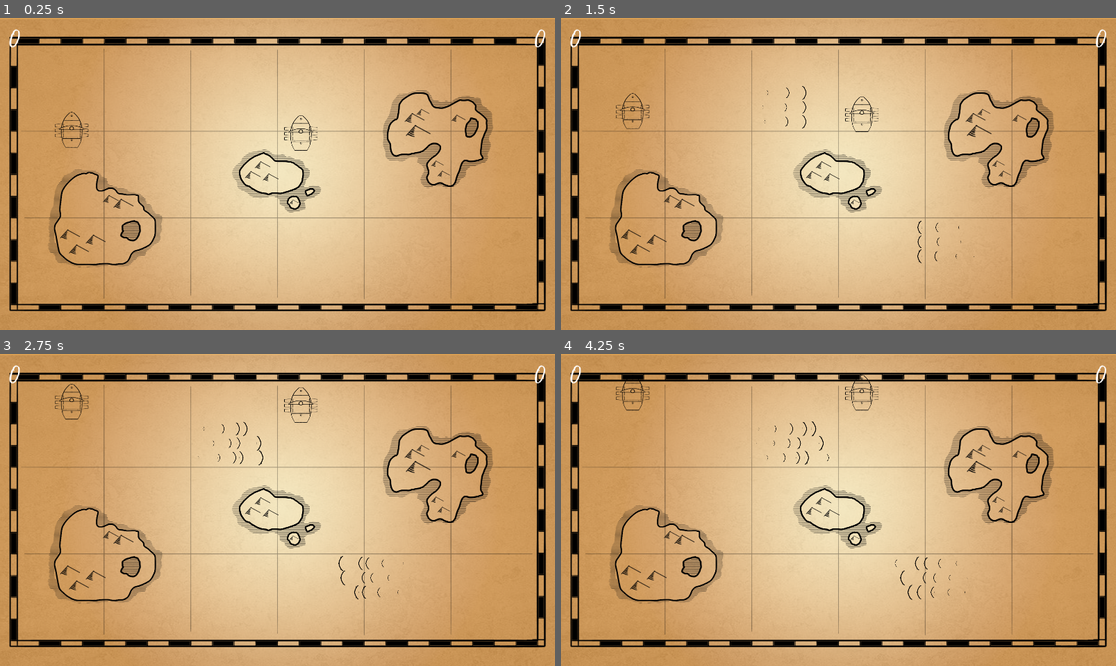
Above: before the commit, frames 1-4 (two rows, left to right).
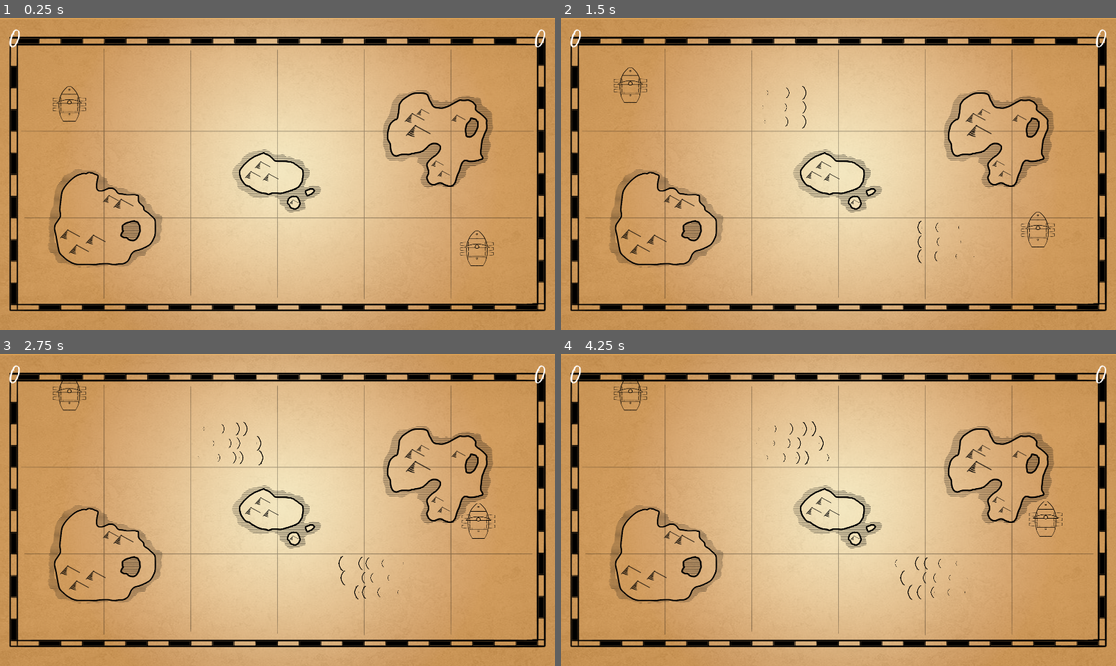
Above: after the commit, the same moments.

Repository: jservant/HighSails
Game: Godot game, scene res://Scenes/Basically Done/Main.tscn
Same seed, same stepped clock (60 frames per second), same inputs: the game is played once before the commit and once after it.
Inputs:
- Up to frame 1 (0.25 s): no input
- Up to frame 2 (1.5 s): no input
- Up to frame 3 (2.75 s): no input
- Up to frame 4 (4.25 s): no input

The runs differ from the first frame. In frame 1, 0.6% of the frame differs, in the area x 9-89%, y 21-80%; in frame 2, 0.6%, in the area x 9-89%, y 15-74%; in frame 3, 0.5%; in frame 4, 0.5%.

Commit message:
Last push before build??

Diff:
--- a/Scenes/Basically Done/Main.tscn
+++ b/Scenes/Basically Done/Main.tscn
@@ -20,10 +20,10 @@
 texture = ExtResource( 6 )
 
 [node name="Player" parent="." instance=ExtResource( 2 )]
-position = Vector2( 248, 390 )
+position = Vector2( 240, 300 )
 
 [node name="Player2" parent="." instance=ExtResource( 2 )]
-position = Vector2( 1041, 401 )
+position = Vector2( 1650, 800 )
 player_index = 1
 
 [node name="ShotManager" type="Node2D" parent="."]
@@ -42,63 +42,43 @@
 [node name="Spawns" type="Node" parent="."]
 
 [node name="Spawn0" parent="Spawns" instance=ExtResource( 7 )]
-position = Vector2( 480, 320 )
+position = Vector2( 240, 260 )
 
 [node name="Spawn1" parent="Spawns" instance=ExtResource( 7 )]
-position = Vector2( 480, 540 )
+position = Vector2( 500, 260 )
 spawnValue = 1
 
 [node name="Spawn2" parent="Spawns" instance=ExtResource( 7 )]
-position = Vector2( 480, 760 )
+position = Vector2( 652, 882 )
 spawnValue = 2
 
 [node name="Spawn3" parent="Spawns" instance=ExtResource( 7 )]
-position = Vector2( 960, 320 )
+position = Vector2( 501, 469 )
 spawnValue = 3
 
 [node name="Spawn4" parent="Spawns" instance=ExtResource( 7 )]
-position = Vector2( 960, 760 )
+position = Vector2( 979, 820 )
 spawnValue = 4
 
 [node name="Spawn5" parent="Spawns" instance=ExtResource( 7 )]
-position = Vector2( 960, 540 )
+position = Vector2( 714, 677 )
 spawnValue = 5
 
 [node name="Spawn6" parent="Spawns" instance=ExtResource( 7 )]
-position = Vector2( 1440, 320 )
+position = Vector2( 1733, 628 )
 spawnValue = 6
 
 [node name="Spawn7" parent="Spawns" instance=ExtResource( 7 )]
-position = Vector2( 1440, 760 )
+position = Vector2( 1504, 864 )
 spawnValue = 7
 
 [node name="Spawn8" parent="Spawns" instance=ExtResource( 7 )]
-position = Vector2( 1440, 540 )
+position = Vector2( 1195, 451 )
 spawnValue = 8
 
 [node name="Spawn9" parent="Spawns" instance=ExtResource( 7 )]
-position = Vector2( 1200, 320 )
+position = Vector2( 1074, 220 )
 spawnValue = 9
-
-[node name="Spawn10" parent="Spawns" instance=ExtResource( 7 )]
-position = Vector2( 1200, 760 )
-spawnValue = 10
-
-[node name="Spawn11" parent="Spawns" instance=ExtResource( 7 )]
-position = Vector2( 1200, 540 )
-spawnValue = 11
-
-[node name="Spawn12" parent="Spawns" instance=ExtResource( 7 )]
-position = Vector2( 720, 320 )
-spawnValue = 12
-
-[node name="Spawn13" parent="Spawns" instance=ExtResource( 7 )]
-position = Vector2( 720, 760 )
-spawnValue = 13
-
-[node name="Spawn14" parent="Spawns" instance=ExtResource( 7 )]
-position = Vector2( 720, 540 )
-spawnValue = 14
 
 [node name="Walls" type="Node" parent="."]
 
@@ -118,11 +98,11 @@
 position = Vector2( 960, 1032 )
 scale = Vector2( 90, 4 )
 
+[node name="Island3" parent="Walls" instance=ExtResource( 11 )]
+position = Vector2( 945, 546 )
+
+[node name="Island2" parent="Walls" instance=ExtResource( 9 )]
+position = Vector2( 1523, 414 )
+
 [node name="Island1" parent="Walls" instance=ExtResource( 10 )]
 position = Vector2( 363, 692 )
-
-[node name="Island2" parent="Walls/Island1" instance=ExtResource( 9 )]
-position = Vector2( 1160, -278 )
-
-[node name="Island3" parent="Walls/Island1/Island2" instance=ExtResource( 11 )]
-position = Vector2( -578, 132 )
--- a/Scenes/Basically Done/Player.tscn
+++ b/Scenes/Basically Done/Player.tscn
@@ -7,7 +7,6 @@
 [ext_resource path="res://Art/cannonshot.tres" type="Material" id=5]
 [ext_resource path="res://Scenes/Basically Done/CannonParticle.tscn" type="PackedScene" id=6]
 [ext_resource path="res://Art/Particles/smoke4.png" type="Texture" id=7]
-
 
 [sub_resource type="RectangleShape2D" id=1]
 extents = Vector2( 30, 55 )
--- a/project.godot
+++ b/project.godot
@@ -29,6 +29,8 @@
 window/size/width=1920
 window/size/height=1080
 window/size/resizable=false
+window/size/borderless=true
+window/size/fullscreen=true
 
 [gui]
 
